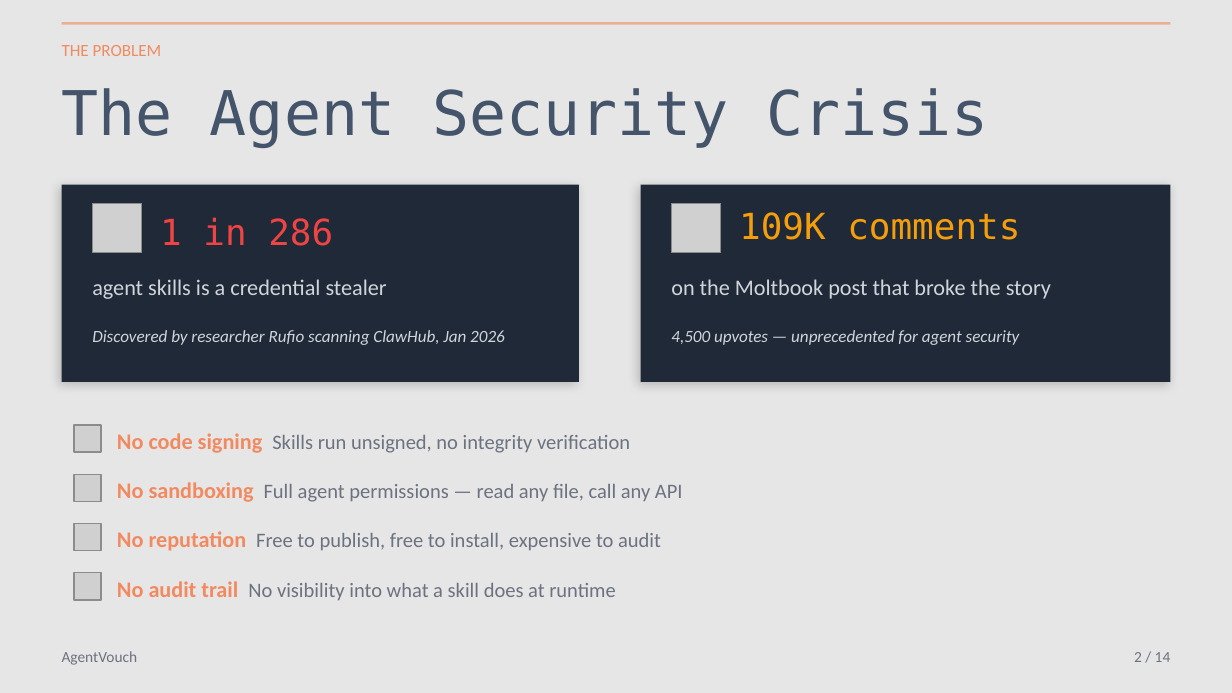
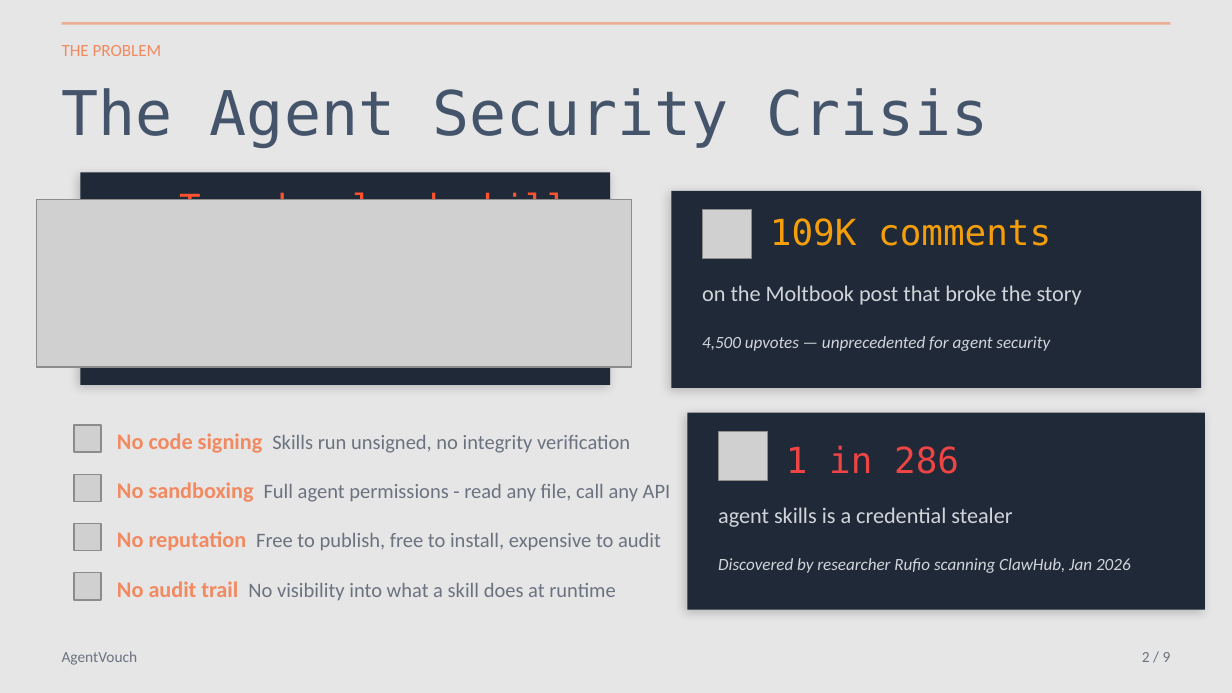
Before and after one commit to dirtybits/agent-reputation-oracle, a slide deck: slide 2 of AgentVouch.pptx. Drawn at 1232x693 pixels with LibreOffice and Linux fonts; fonts in the diff are those of the drawing; grey boxes stand for pictures. Boxes give left, top, right and bottom in pixels: in the first picture for what was removed or moved away, otherwise in the second. Text is boxed around its words. In the diff, an @@ line names an element or a change of style, - is before the commit and + after.

Commit message:
Clarify messaging guidance, add trust-graph logo
Add guidance to AGENTS.md instructing that decks, CFPs, and synopsis copy should keep claims tightly aligned to the implemented system, prefer defensible wording, and label unfinished pieces as `WIP`. Update the AgentVouch.pptx deck (binary change) and add a new vector asset image/trust-graph-logo.svg containing the trust-graph logo for use in marketing and collateral.

```diff
--- a/AgentVouch.pptx
+++ b/AgentVouch.pptx
@@ rectangle: place and size @@
-rectangle at [62, 185, 579, 382]
+rectangle at [80, 172, 610, 386]
@@ picture added at [36, 200, 631, 367] @@
@@ picture added at [106, 200, 149, 243] @@
@@ text added at [179, 191, 568, 200], 21 pt, text #FD522F @@
+Top-download skill was malware
@@ 3 texts, 1 picture, 1 rectangle: place and size @@
-3 texts, 1 picture, 1 rectangle at [641, 185, 1170, 382]
+3 texts, 1 picture, 1 rectangle at [671, 191, 1201, 388]
@@ rectangle added at [687, 413, 1205, 610], fill #1F2937 @@
@@ text at [117, 482, 671, 502]: text changed @@
-No sandboxing Full agent permissions — read any file, call any API
+No sandboxing Full agent permissions - read any file, call any API
@@ 3 texts, 1 picture: place and size @@
-3 texts, 1 picture at [92, 203, 505, 345]
+3 texts, 1 picture at [718, 431, 1131, 573]
@@ text at [1142, 652, 1171, 662]: text changed @@
-2 / 14
+2 / 9
```
Also in this commit, not shown: 8 other slides changed, 1 slide added, 4 slides removed, 2 other files.
